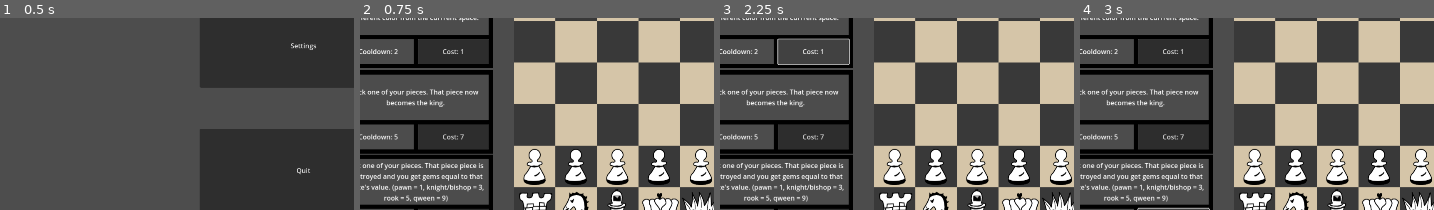
Above: before the commit, frames 1-4 (left to right).
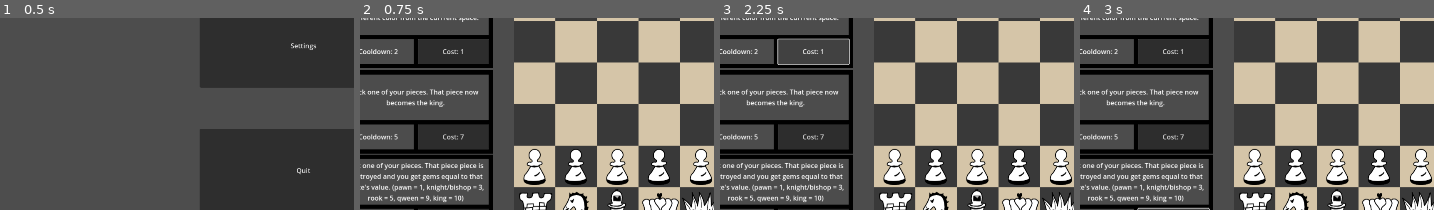
Above: after the commit, the same moments.

Repository: KristianPrifti/Upgraded-Chess-Game
Game: Godot game, scene res://main_menu.tscn
Two runs of this game, one before a commit and one after it. Both use one fixed random seed, a clock stepped at 60 frames per second and the inputs below.
Inputs:
- Up to frame 1 (0.5 s): no input
- Up to frame 2 (0.75 s): click "Play" at 0.5 s
- Up to frame 3 (2.25 s): click "Cost: 2" at 1.25 s; click "Cost: 1" at 2 s
- Up to frame 4 (3 s): click "Cost: 5" at 2.75 s
The pictures show only the part of the screen within x 11-61%, y 38-88%; the shares and areas given below are measured in that part.

Frame 1 is identical in both runs. In frame 2, 0.5% of the frame differs, in the area x 2-30%, y 92-96%; in frame 3, 0.5%; in frame 4, 0.5%.

Commit message:
Fix the bug where the game contined after the king was deleated with 'Sacrificial Juice'. Also update the README so there is documentation on how to create a new ability

Diff:
--- a/abilities_scripts/Sacrificial Juice Script.gd
+++ b/abilities_scripts/Sacrificial Juice Script.gd
@@ -13,7 +13,6 @@
 func _process(delta):
 	if being_set_up:
 		finish_buy_ability()
-
 
 
 func buy_ability():
@@ -50,9 +49,19 @@
 			gems_to_gain = 3
 		elif piece_to_sacrifice.piece_type == "pawn":
 			gems_to_gain = 1
+		elif piece_to_sacrifice.piece_type == "king":
+			gems_to_gain = 10
 
 		GRID.player_collect_gems(gems_to_gain, piece_to_sacrifice.isWhite)
 		arr.erase(piece_to_sacrifice)
+
+		var vec = GRID.pixel_to_grid(piece_to_sacrifice.position.x, piece_to_sacrifice.position.y)
+		board[vec.x][vec.y] = null
 		piece_to_sacrifice.queue_free()
 
+		#check if there are kings left to continue the game
+		var piece_to_sacrifice_isWhite = piece_to_sacrifice.isWhite
+		if GRID.kings_are_left(piece_to_sacrifice_isWhite) == false:
+			GRID.switch_to_end_scene(piece_to_sacrifice_isWhite)
+
 	end_of_activation()
--- a/pieces/king.tscn
+++ b/pieces/king.tscn
@@ -7,4 +7,3 @@
 script = ExtResource("2_xoxt6")
 piece_type = "king"
 is_chess_piece = true
-ability_path = null
--- a/pieces/knight.tscn
+++ b/pieces/knight.tscn
@@ -7,4 +7,3 @@
 script = ExtResource("2_tjy2t")
 piece_type = "knight"
 is_chess_piece = true
-ability_path = null
--- a/pieces/pawn.tscn
+++ b/pieces/pawn.tscn
@@ -7,4 +7,3 @@
 script = ExtResource("2_3osf8")
 piece_type = "pawn"
 is_chess_piece = true
-ability_path = null
--- a/pieces/qween.tscn
+++ b/pieces/qween.tscn
@@ -7,4 +7,3 @@
 script = ExtResource("2_o8m8t")
 piece_type = "qween"
 is_chess_piece = true
-ability_path = null
--- a/scripts/ability_in_shop.gd
+++ b/scripts/ability_in_shop.gd
@@ -121,10 +121,11 @@
 	window.create_ability(name, owner, ability, pieces)
 
 
-
+#---------------------------------------------------------------------------------------------------
 # to make the abilities creatin look cleaner in abilities files
 
 # function to be called at the beggining of every use_ability() method
+# returns true if the player can buy the specific ability at that moment
 func can_buy_ability() -> bool:
 	if !(GRID.ability_is_doing_something[0]):
 		update_vars()
@@ -138,6 +139,7 @@
 	return false
 
 # function to be called at the end of buying the ability part of the code
+# resets the necessary variabels
 func end_of_buy_ability():
 	GRID.ability_is_doing_something[0] = false
 
@@ -150,6 +152,7 @@
 	return false
 
 # call this function at the end of the activation of the ability
+# resets the necessary variabels
 func end_of_activation():
 	reset_at_end_of_activation()
 	GRID.ability_is_doing_something[0] = false
--- a/scripts/settings_global.gd
+++ b/scripts/settings_global.gd
@@ -49,7 +49,7 @@
 	var sacrificial_juice_icon_path = "res://abilities_assets/Sacrificial_Juice.png"
 	var sacrificial_juice_cooldown = "3"
 	var sacrificial_juice_cost = "5"
-	var sacrificial_juice_description = "Pick one of your pieces. That piece piece is destroyed and you get gems equal to that piece's value. (pawn = 1, knight/bishop = 3, rook = 5, qween = 9)"
+	var sacrificial_juice_description = "Pick one of your pieces. That piece piece is destroyed and you get gems equal to that piece's value. (pawn = 1, knight/bishop = 3, rook = 5, qween = 9, king = 10)"
 	create_settings_ability(sacrificial_juice_icon_path, sacrificial_juice_cooldown, sacrificial_juice_cost, "Sacrificial Juice", sacrificial_juice_description)
 
 
Not shown, changed: README.md
